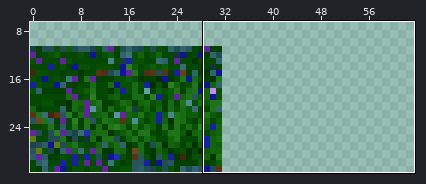
Two versions of one pixel-art sprite, packages/heroes-homm1-react-app/assets/mapObjects/swamp3/large.png. Above, an overview of the earlier version with the close-up marked.
Close-up. Before the commit:
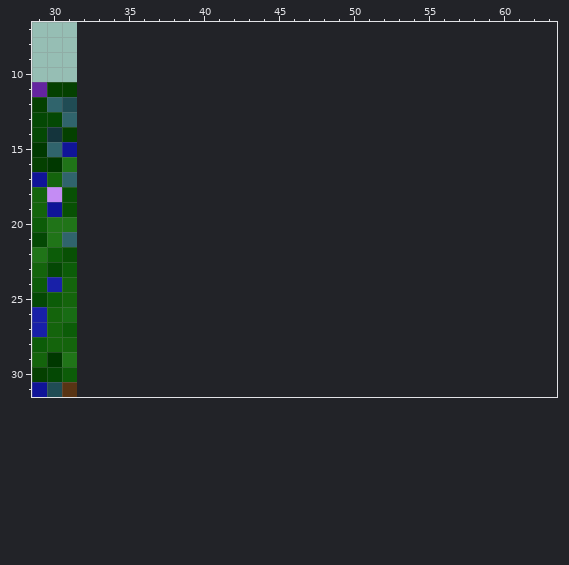
The file is 32x32 pixels. Shown: x 29..63, y 7..31. The old version is drawn lined up with the new one, on the new canvas. The wide view leaves out empty margins.
The same view after the edit:
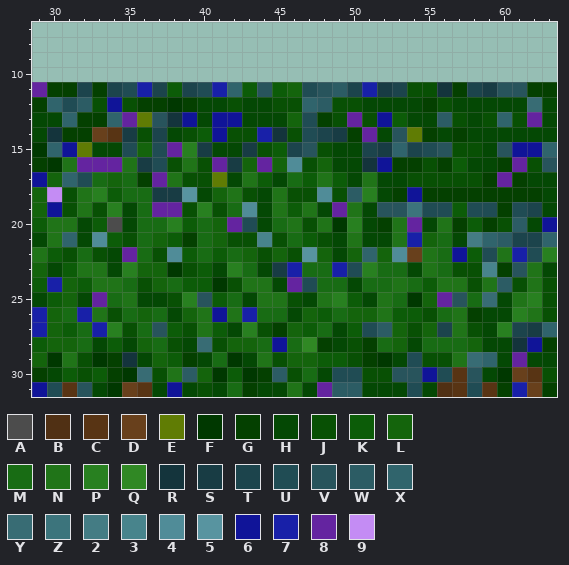
Palette (. is transparent): A #4c4c4c  B #503014  C #583414  D #68401c  E #607c04  F #003800  G #044000  H #044804  J #085004  K #0c5c08  L #14640c  M #186c14  N #207418  P #288020  Q #308824  R #14343c  S #183c44  T #1c444c  U #204c54  V #28545c  W #2c5c64  X #30646c  Y #386c74  Z #3c747c  2 #447c84  3 #48848c  4 #508c98  5 #5894a0  6 #101498  7 #1820a8  8 #6424a0  9 #c48cf4
Difference:
canvas 32x32 -> 64x32
@@ x 29..63 @@
 10 ...................................
-11 8GG................................
-12 GXU................................
-13 HHX................................
-14 HRG................................
-15 FX6................................
-16 GFN................................
-17 6LX................................
-18 L9J................................
-19 L6J................................
-20 KNN................................
-21 HNX................................
-22 NKJ................................
-23 LHK................................
-24 K7L................................
-25 HKL................................
-26 7LM................................
-27 7LK................................
-28 KLL................................
-29 LFN................................
-30 GHK................................
-31 6UC................................
+11 8GGTGTU7TKTU7XKVKLUVWT7STJJRGTSVVGG
+12 GXUWJ6JGGFGHHJHHJJXWJJHHHHGJHHHHHYH
+13 HHXGGX8EVR6H66HHHLUGJ8J6KHHWJHJXJ8H
+14 HRGGDCSJTHJK6JJ7RJUTSG8HVEGHGHHHHHH
+15 FX6EHHULU8PSHHSJKTVJHHTSXTUVJJHV66X
+16 GFN888NSUJNJ8SL8L4JLHHR6GGJGKHHG8JV
+17 6LXUMLMG8NJJEHNKHMKNKHNHHJJJJJG8GHH
+18 L9JNPKMMSS5HLNJHNJJ4JWPHG6GGGGGGGGH
+19 L6JNJPHM88JPJM4HNKNH8NHVVZUUKUUGUTH
+20 KNNHKAHMMPKML8UHMNJNFPHGN8HNGKGJWH6
+21 HNXH4KJMLKGMLJJ3JMKJHNHHN7LMH2XWTTX
+22 NKJMJH8MJ4KMKMLJLJ5LHLXL4DNM6KUN7UP
+23 LHKNNHPLLFJKHPMHS7MM7UPMMHNMJJ3GVNH
+24 K7LKNNMJLMKKFJNNH8UMMHMMNMKNNJNWJNJ
+25 HKLH8MNHHJPVKMHNNJHNPKHNMFL8VMYHNPJ
+26 7LM7NJMLMHLN6N7MMHLKMLLNKKJMNGHHPNJ
+27 7LKM7PJMVKJNKHPJGLKMHKUWLJLTNJHPTSX
+28 KLLMHKHLMJHYJLLM6MQGHJGMLHMMMLHHR6G
+29 LFNJFGRHLKGHMFHNJLLKKJGFHUJJNYXH8HH
+30 GHKJKGFYJNWLFKFGWJMHUUJJVV6UCVHFDCJ
+31 6UCVHFDCH6HJHMGHHNH8WWHHHUHBCUCG7DG
Boxes around the changes in both close-ups, in picture pixels (x1, y1, x2, y2):
added: (77, 82, 557, 397)
